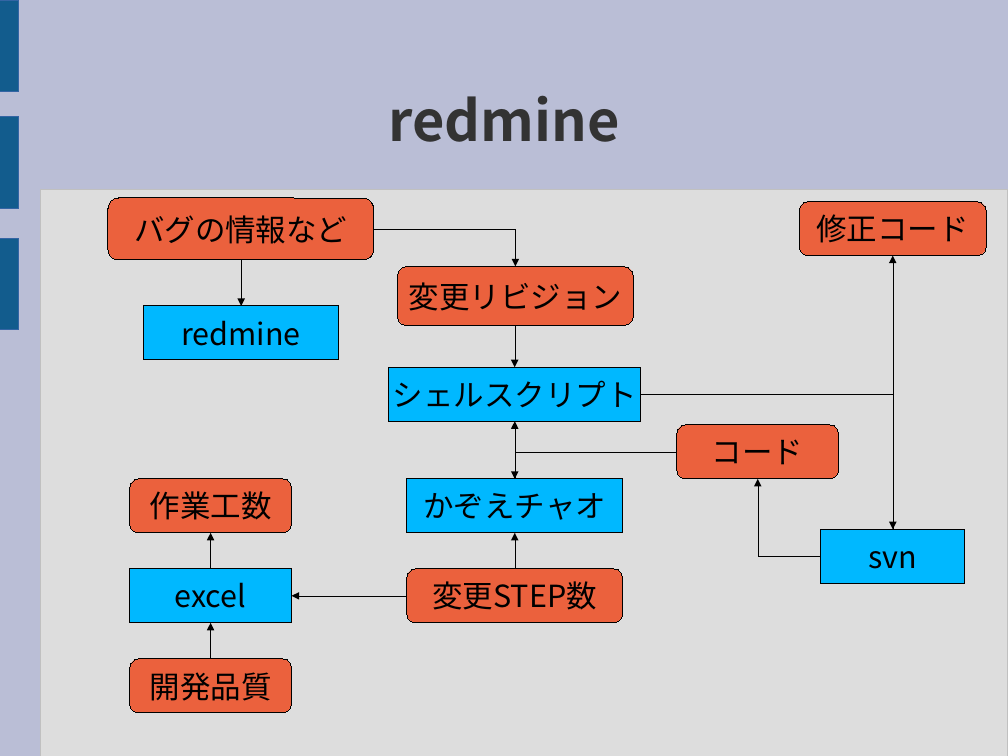
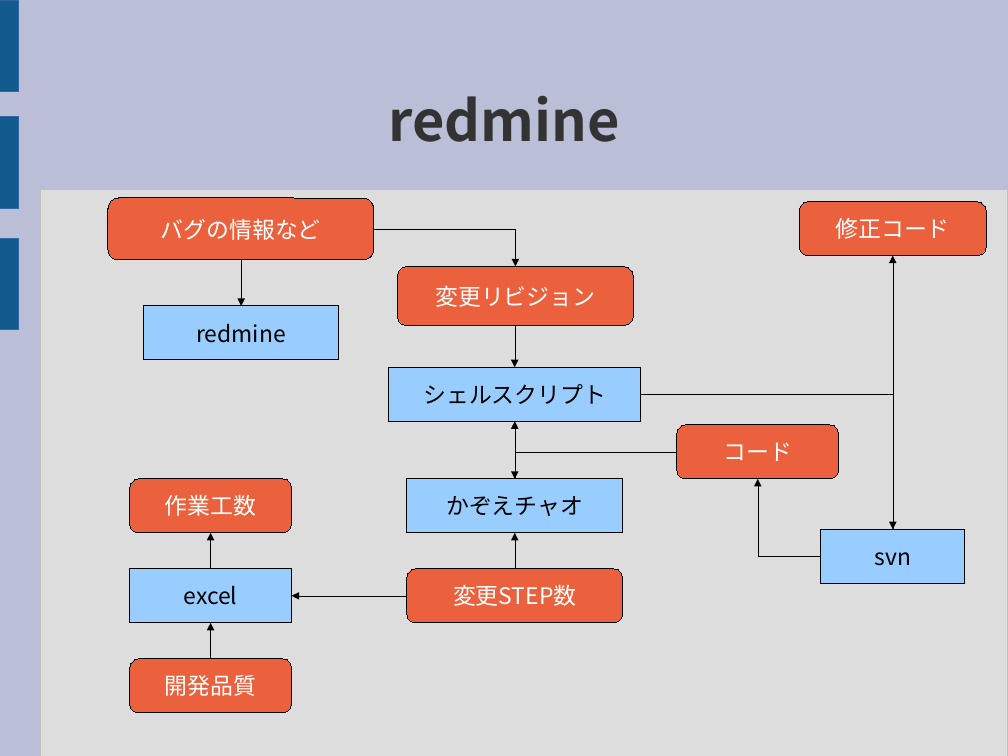
Before and after one commit to red13/presentations, a slide deck: slide 9 of android_2010_report/android_2010_report.odp. Drawn at 1008x756 pixels with LibreOffice and Linux fonts; fonts in the diff are those of the drawing. Boxes give left, top, right and bottom in pixels: in the first picture for what was removed or moved away, otherwise in the second. Text is boxed around its words. In the diff, an @@ line names an element or a change of style, - is before the commit and + after.

```diff
--- a/android_2010_report/android_2010_report.odp
+++ b/android_2010_report/android_2010_report.odp
@@ size 24 to 18 pt; fill #00B8FF to #99CCFF in 5 elements at [144,306,338,360], [130,569,292,623], [389,368,641,422], [407,479,623,533], [821,530,965,584] @@
@@ size 24 to 18 pt, text colour #000000 to #FFFFFF in 7 elements at [130,479,292,533], [799,201,987,255], [397,266,634,326], [108,198,373,261], [677,425,839,479], [407,569,623,623], [130,659,292,713] @@
```
Also in this commit, not shown: 3 other slides changed, 1 other file.
